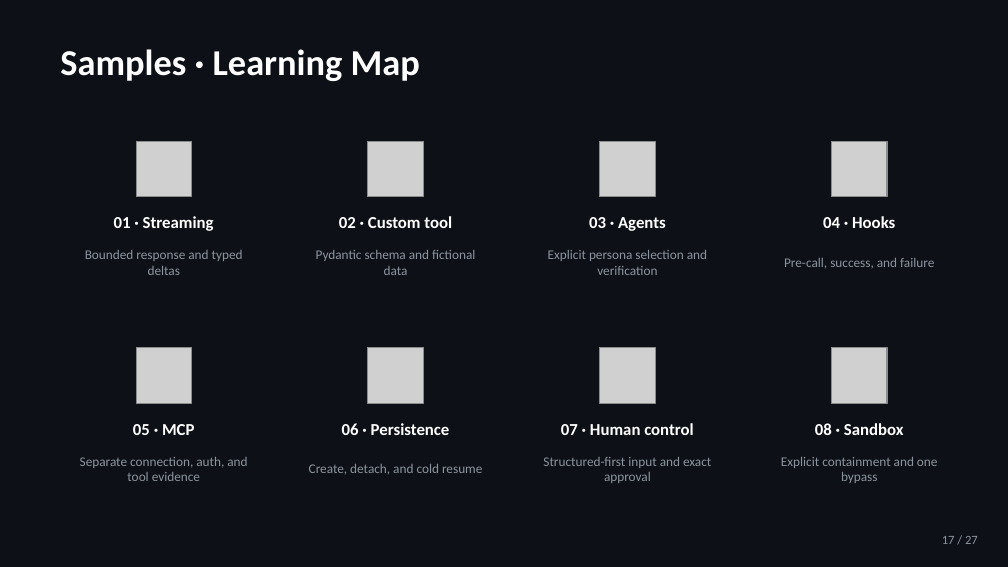
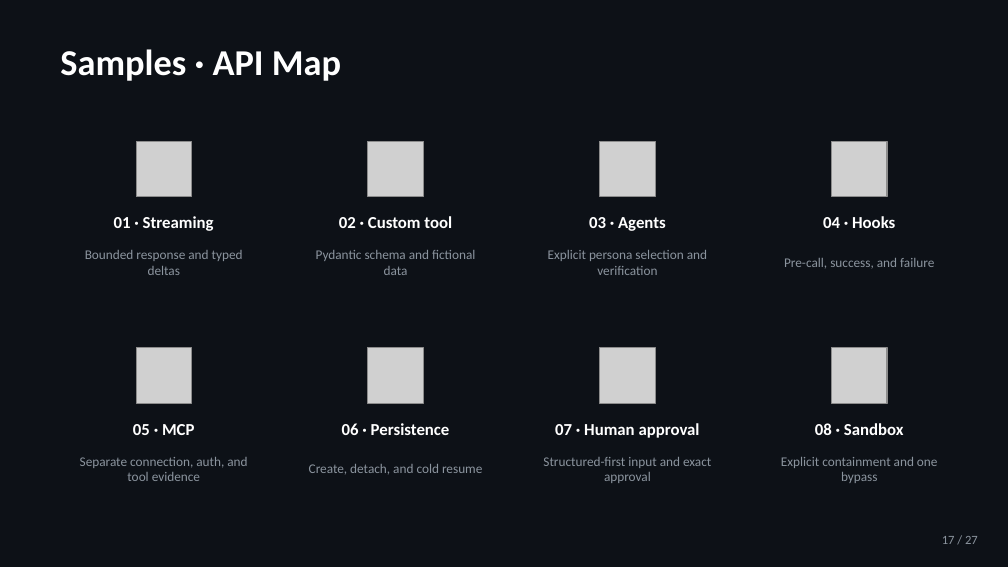
Before and after one commit to jeffrey-groneberg/ghcp_sdk, a slide deck: slide 17 of GitHub-Copilot-SDK.pptx. Drawn at 1008x567 pixels with LibreOffice and Linux fonts; fonts in the diff are those of the drawing; grey boxes stand for pictures. Boxes give left, top, right and bottom in pixels: in the first picture for what was removed or moved away, otherwise in the second. Text is boxed around its words. In the diff, an @@ line names an element or a change of style, - is before the commit and + after.

```diff
--- a/GitHub-Copilot-SDK.pptx
+++ b/GitHub-Copilot-SDK.pptx
@@ text at box(60, 49, 341, 81): text changed @@
-Samples · Learning Map
+Samples · API Map
@@ text at box(555, 423, 700, 438): text changed @@
-07 · Human control
+07 · Human approval
```
Also in this commit, not shown: 18 other slides changed, 1 other file.
